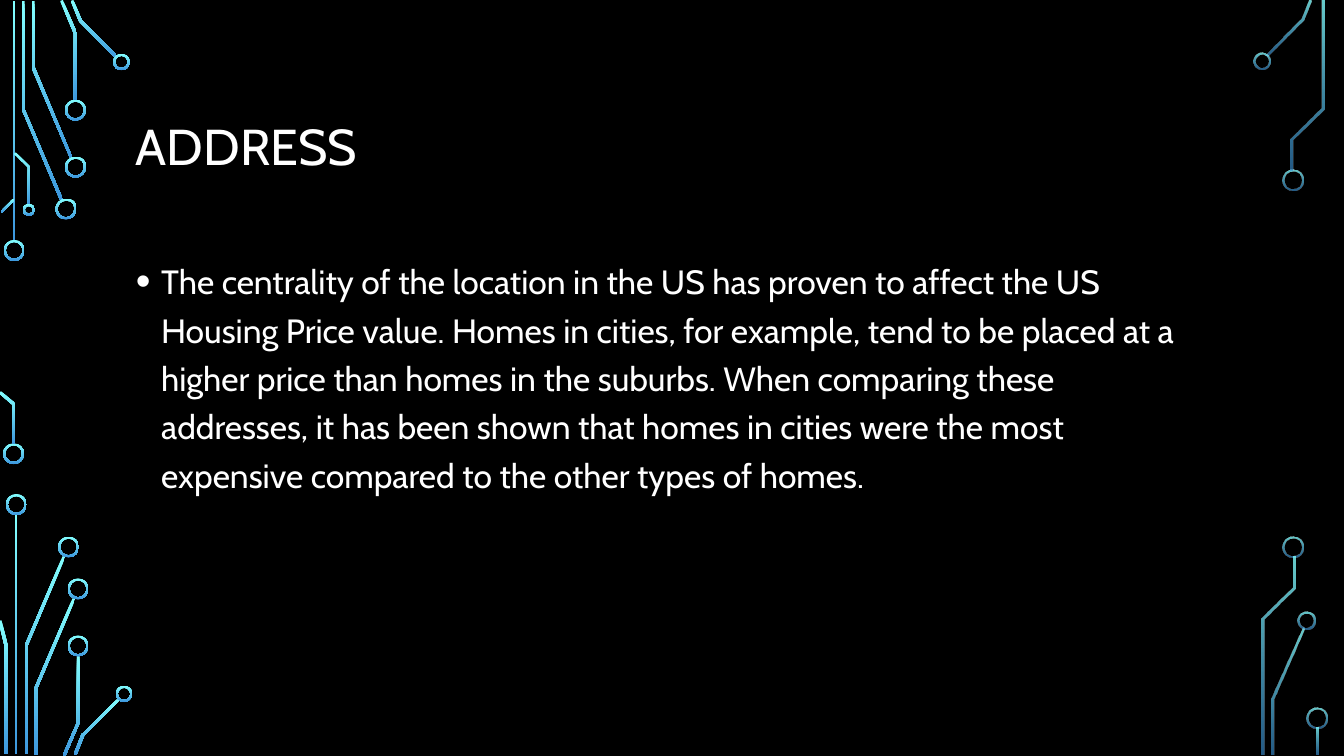
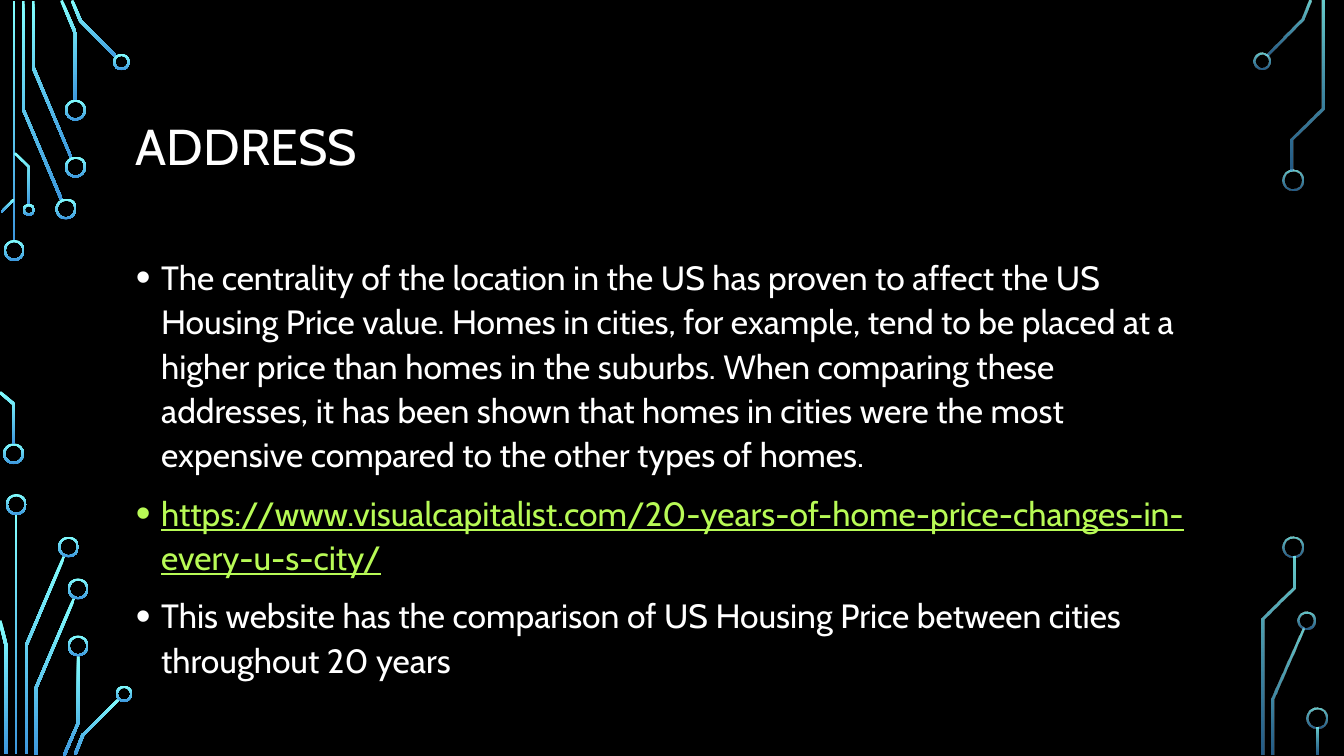
Before and after one commit to mgamerberg/Linear-Regression-USA-Housing-Price-Prediction, a slide deck: slide 12 of USA Housing Price Prediction.pptx. Drawn at 1344x756 pixels with LibreOffice and Linux fonts; fonts in the diff are those of the drawing; background and template pictures are left out. Boxes give left, top, right and bottom in pixels: in the first picture for what was removed or moved away, otherwise in the second. Text is boxed around its words. In the diff, an @@ line names an element or a change of style, - is before the commit and + after.

```diff
--- a/USA Housing Price Prediction.pptx
+++ b/USA Housing Price Prediction.pptx
@@ text at <box>161,264,1174,475</box>: line spacing 1.2 to 1.1 @@
@@ text at <box>161,500,1184,681</box>: paragraphs added @@
+• https://www.visualcapitalist.com/20-years-of-home-price-changes-in-every-u-s-city/
+• This website has the comparison of US Housing Price between cities throughout 20 years
```
